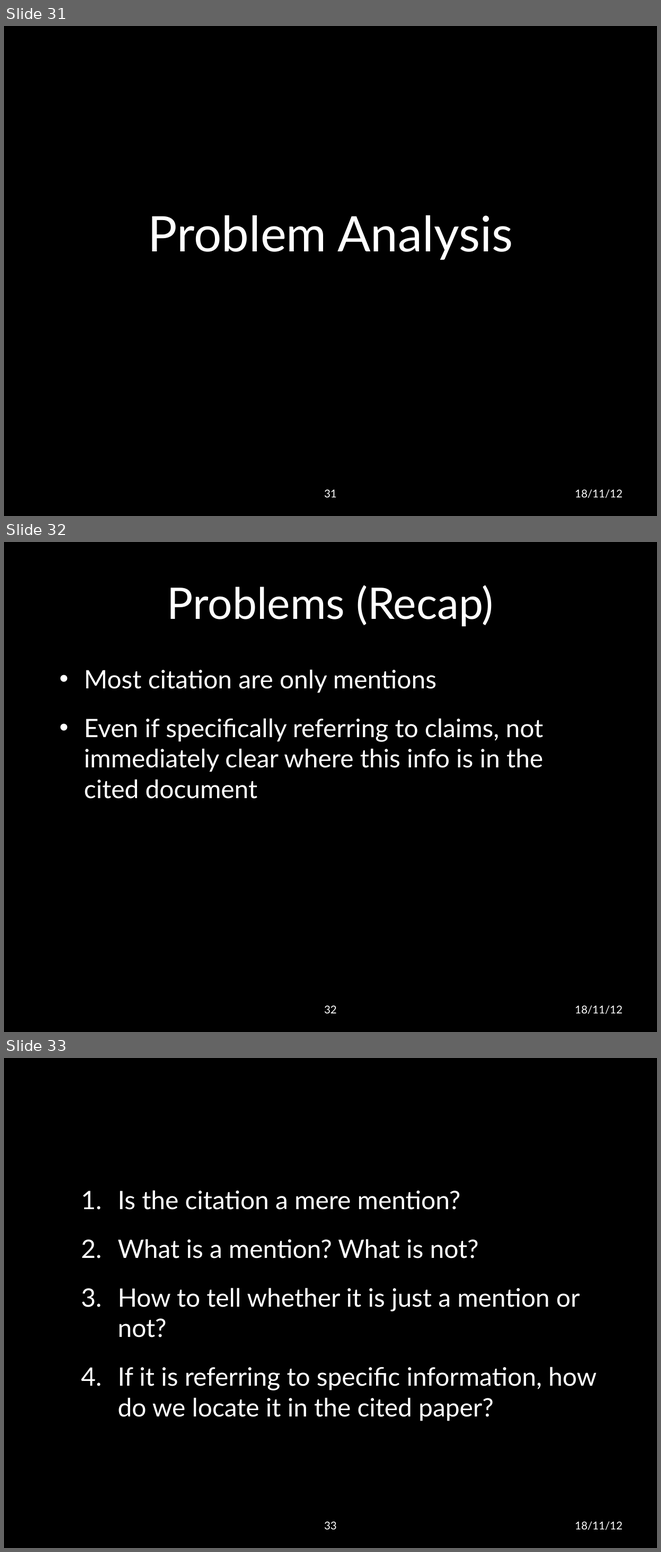
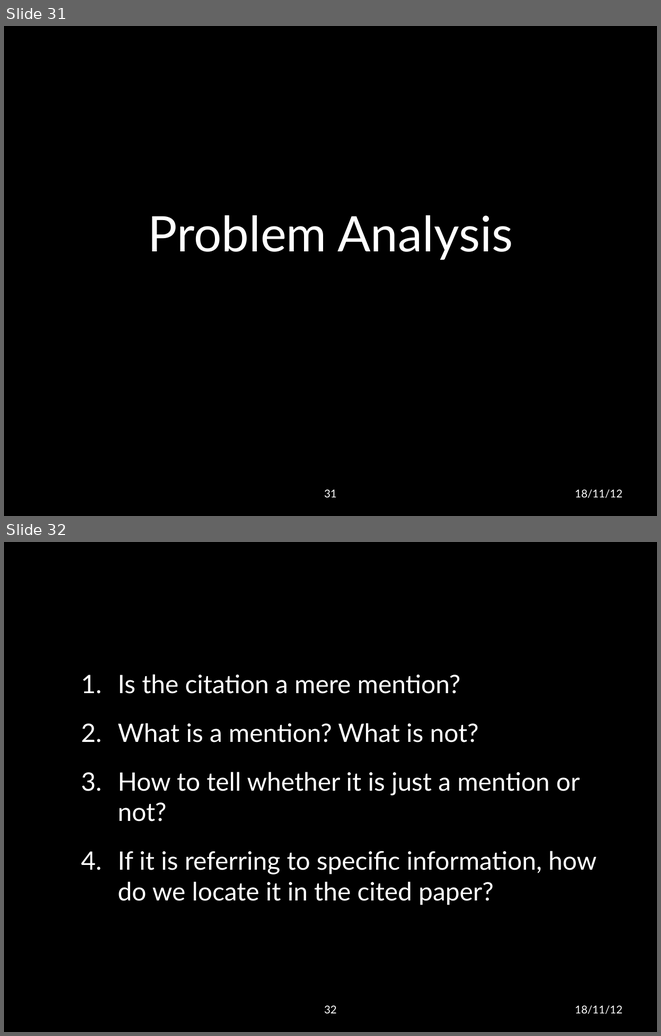
Before and after one commit to lwheng/fyp, a slide deck: presentation/final presentation.pptx. Shown one above the other, each under a label of ours: slides 31, 32 and 33 before the commit, slides 31 and 32 after it. The pictures are 661x1552 and 661x1036 pixels, drawn with LibreOffice and Linux fonts; fonts in the diff are those of the drawing; background and template pictures are left out. Boxes give left, top, right and bottom in pixels: in the first picture for what was removed or moved away, otherwise in the second. Text is boxed around its words. In the diff, an @@ line names an element or a change of style, - is before the commit and + after.

```diff
--- a/presentation/final presentation.pptx
+++ b/presentation/final presentation.pptx
@@ slide 32 removed at <box>4,542,657,1032</box>, background picture (left out) @@
@@ title removed at <box>167,585,494,626</box> @@
-Problems (Recap)
@@ text removed at <box>84,669,544,799</box> @@
-• Most citation are only mentions
-• Even if specifically referring to claims, not immediately clear where this info is in the cited document
@@ page number removed at <box>324,1005,337,1013</box> @@
-32
@@ text removed at <box>575,1005,623,1014</box> @@
-18/11/12
@@ what was slide 33 is now slide 32 @@
@@ page number at <box>324,1005,337,1013</box>: text changed @@
-33
+32
```
Also in this commit, not shown: 12 slides changed, 1 other slide removed.
